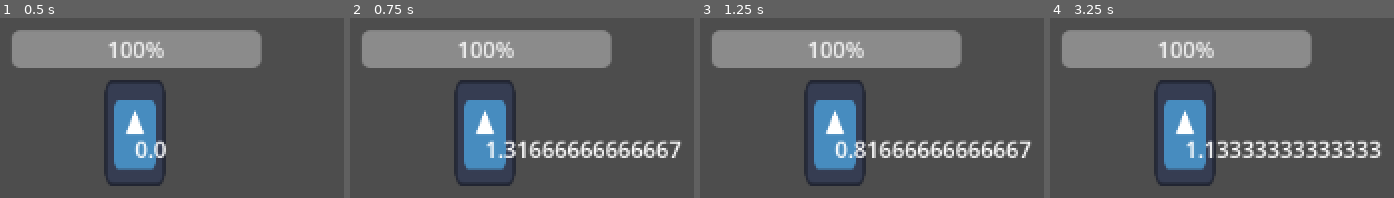
Above: before the commit, frames 1-4 (left to right).
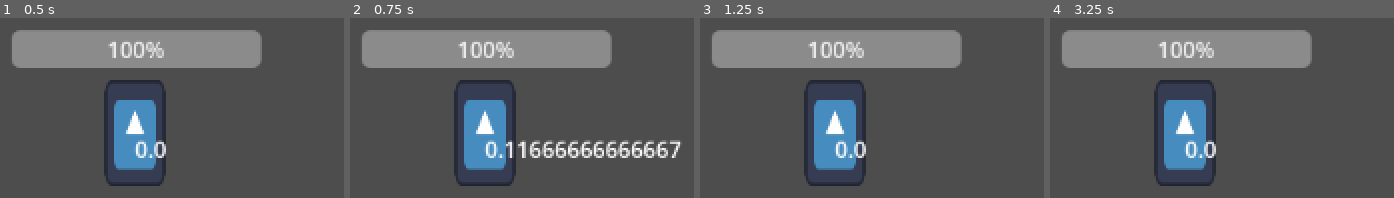
Above: after the commit, the same moments.

Repository: KristianNikolov07/invictus-somakan
Game: Godot game, scene res://Scenes/player.tscn
Two runs of this game, one before a commit and one after it. Both use one fixed random seed, a clock stepped at 60 frames per second and the inputs below. The project has no main scene, so this scene is started directly. The engine's default icon, where the game draws it, is replaced by a stand-in: a white triangle on a blue panel in a dark square.
Inputs:
- Up to frame 1 (0.5 s): no input
- Up to frame 2 (0.75 s): tap Enter at 0.5 s; hold D (Right) from 0.53 s (still down); hold C (Parry) from 0.53 s (still down)
- Up to frame 3 (1.25 s): keep holding D (Right); keep holding C (Parry); tap Space (Jump) at 0.77 s
- Up to frame 4 (3.25 s): tap Space (Jump) at 1.25, 1.52, 2.75, 3.02 s; release C (Parry) at 1.28 s; tap Shift (Dash) at 1.35 s; tap C (Parry) at 1.55, 2.85 s; tap Enter at 2 s; release D (Right) at 2.03 s; hold A (Left) 2.03-2.78 s; hold C (Parry) 2.03-2.78 s; hold D (Right) from 2.78 s (still down)

Frame 1 is identical in both runs. In frame 2, 0.5% of the frame differs, in the area x 38-49%, y 67-78%; in frame 3, 3.0%; in frame 4, 3.4%, in the area x 38-97%, y 67-78%.

Commit message:
Fixed bugs in the parry system

Diff:
--- a/Scenes/player.tscn
+++ b/Scenes/player.tscn
@@ -46,7 +46,7 @@
 one_shot = true
 
 [node name="Parry" type="Timer" parent="."]
-wait_time = 1.5
+wait_time = 0.3
 one_shot = true
 
 [node name="Hitstop" type="Timer" parent="."]
--- a/Scenes/zombie.tscn
+++ b/Scenes/zombie.tscn
@@ -59,6 +59,8 @@
 one_shot = true
 
 [node name="AttackHitbox" type="Area2D" parent="."]
+collision_layer = 0
+collision_mask = 0
 script = ExtResource("3_iyl7r")
 metadata/_custom_type_script = "uid://drqow7af66ehm"
 
@@ -77,3 +79,4 @@
 [connection signal="timeout" from="AttackCharge" to="." method="_on_attack_charge_timeout"]
 [connection signal="timeout" from="Stagger" to="." method="_on_stagger_timeout"]
 [connection signal="timeout" from="Attack" to="." method="_on_attack_timeout"]
+[connection signal="body_entered" from="AttackHitbox" to="." method="_on_attack_hitbox_body_entered"]
--- a/Scripts/player.gd
+++ b/Scripts/player.gd
@@ -50,10 +50,19 @@
 		$Parry.start()
 
 func check_parry(area):
-	if area.get_parent().has_method("parry") and !$Parry.is_stopped() and area.get_parent().attacking:
-		if (area.get_parent().global_position.x < global_position.x and direction == -1) or (area.get_parent().global_position.x > global_position.x and direction == 1):
+	if area.has_method("parry") and !$Parry.is_stopped() and area.attacking:
+		if(area.global_position.x < global_position.x and direction == -1 and area.velocity.x >= 0) or (area.global_position.x > global_position.x and direction == 1 and area.velocity.x <= 0):
 			return $Parry.time_left
 	return 0
+
+func get_parry_time():
+	return $Parry.wait_time
+
+func stop_parry():
+	if !$Parry.is_stopped():
+		$Parry.stop()
+		_on_parry_timeout()
+		$Invincibility.start()
 
 func process_movement():
 	if $Parry.is_stopped():
@@ -90,15 +99,14 @@
 
 
 func _on_parry_area_area_entered(area: Area2D) -> void:
-	if area.get_parent().has_method("parry") and check_parry(area) > 0:
-		area.get_parent().parry()
-		$Parry.call_deferred("stop")
-		$Invincibility.start()
-		self.call_deferred("_on_parry_timeout")
+	pass
+	#if area.get_parent().has_method("parry") and check_parry(area) > 0:
+		#area.get_parent().parry()
+		#$Parry.call_deferred("stop")
+		#$Invincibility.start()
+		#call_deferred("_on_parry_timeout")
 		#$Hitstop.start()
 		#set_deferred("process_mode", Node.PROCESS_MODE_DISABLED)
-
-
 
 func _on_parry_timeout() -> void:
 	$ParryArea.set_collision_mask_value(1, false)
--- a/Scripts/zombie.gd
+++ b/Scripts/zombie.gd
@@ -2,27 +2,19 @@
 
 var direction = 1
 
+func calculate_direction(body):
+	var knockback_dir = 1
+	if body.global_position.x > global_position.x:
+		knockback_dir = 1
+	else:
+		knockback_dir = -1
+	return knockback_dir
+
 func _on_collision_damage_body_entered(body: Node2D) -> void:
 	if body.is_in_group("Players"):
-		var knockback_dir = 1
-
-		if body.global_position.x > global_position.x:
-			knockback_dir = 1
-		else:
-			knockback_dir = -1
-
-		if attacking:
-			var parry_time_left = body.check_parry(self)
-			if parry_time_left > 1:
-				pass
-			elif parry_time_left > 0:
-				body.damage(attack_damage / 3, (knockback_strength * knockback_dir) / 5)
-			else:
-				body.damage(attack_damage, knockback_strength * knockback_dir)
-
-		else:
+		var knockback_dir = calculate_direction(body)
+		if not attacking:
 			body.damage(coll_damage, coll_knockback * knockback_dir)
-
 
 func _on_attack_range_body_entered(body: Node2D) -> void:
 	if body.is_in_group("Players"):
@@ -39,10 +31,27 @@
 	attacking = true
 	$Stagger.start()
 	$Attack.start()
+	$AttackHitbox.set_collision_mask_value(1, true)
 
 func _on_stagger_timeout() -> void:
 	$AttackRange.set_collision_mask_value(1, true)
 	set_is_moving(true)
 
 func _on_attack_timeout() -> void:
+	$AttackHitbox.set_collision_mask_value(1, false)
 	attacking = false
+
+func _on_attack_hitbox_body_entered(body: Node2D) -> void:
+	if body.is_in_group("Players"):
+		var knockback_dir = calculate_direction(body)
+		var parry_time_left = body.check_parry(self)
+		print(parry_time_left)
+		if parry_time_left > body.get_parry_time() / 1.2:
+			damage(parry_damage, parry_knockback_mult)
+			body.stop_parry()
+		elif parry_time_left > 0:
+			damage(parry_damage, parry_knockback_mult)
+			body.stop_parry()
+			body.damage(attack_damage / 3, (knockback_strength * knockback_dir) / 3)
+		else:
+			body.damage(attack_damage, knockback_strength * knockback_dir)
